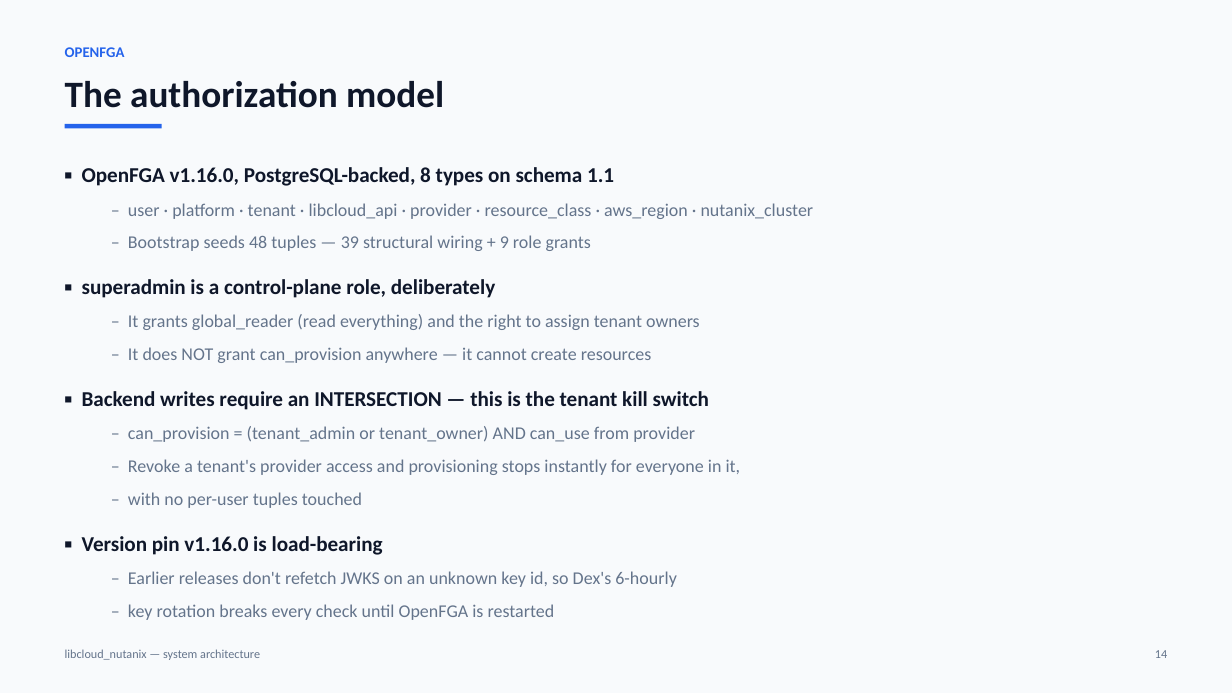
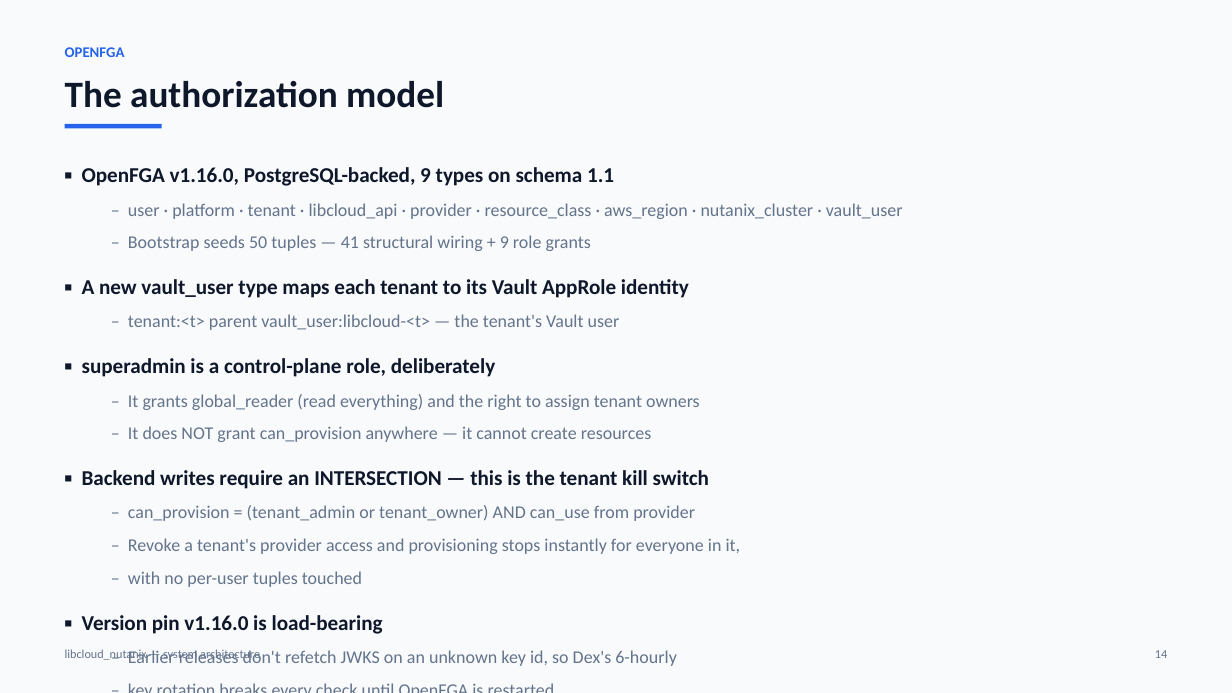
Before and after one commit to tthtlc/cloudweave-dev, a slide deck: slide 14 of presentation/libcloud_nutanix_system_overview.pptx. Drawn at 1232x693 pixels with LibreOffice and Linux fonts; fonts in the diff are those of the drawing. Boxes give left, top, right and bottom in pixels: in the first picture for what was removed or moved away, otherwise in the second. Text is boxed around its words. In the diff, an @@ line names an element or a change of style, - is before the commit and + after.

```diff
--- a/presentation/libcloud_nutanix_system_overview.pptx
+++ b/presentation/libcloud_nutanix_system_overview.pptx
@@ text at box(82, 167, 903, 330): text changed @@
-▪ OpenFGA v1.16.0, PostgreSQL-backed, 8 types on schema 1.1
-  – user · platform · tenant · libcloud_api · provider · resource_class · aws_region · nutanix_cluster
-  – Bootstrap seeds 48 tuples — 39 structural wiring + 9 role grants
+▪ OpenFGA v1.16.0, PostgreSQL-backed, 9 types on schema 1.1
+  – user · platform · tenant · libcloud_api · provider · resource_class · aws_region · nutanix_cluster · vault_user
+  – Bootstrap seeds 50 tuples — 41 structural wiring + 9 role grants
+▪ A new vault_user type maps each tenant to its Vault AppRole identity
+  – tenant:<t> parent vault_user:libcloud-<t> — the tenant's Vault user
```
Also in this commit, not shown: 3 other slides changed, 15 other files.
